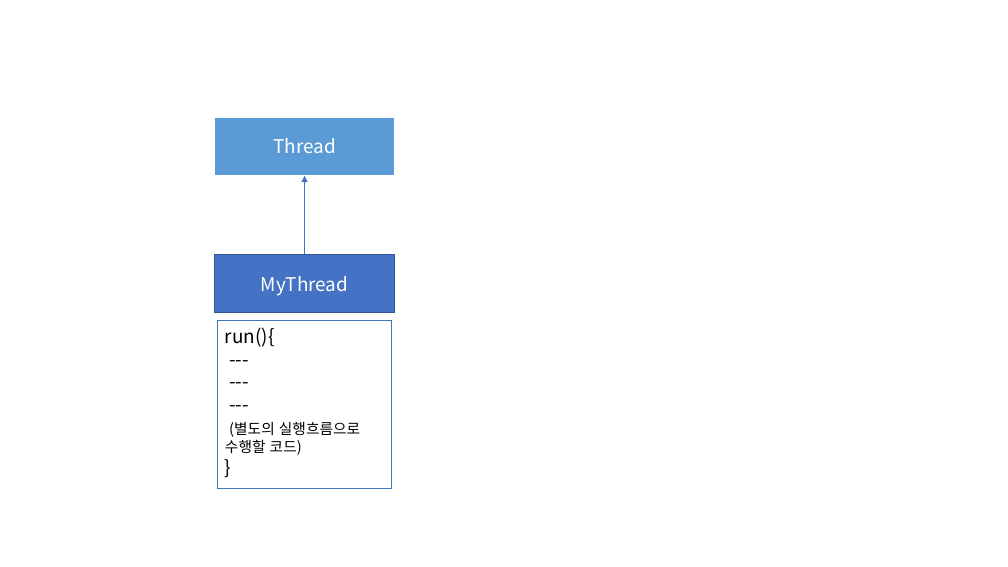
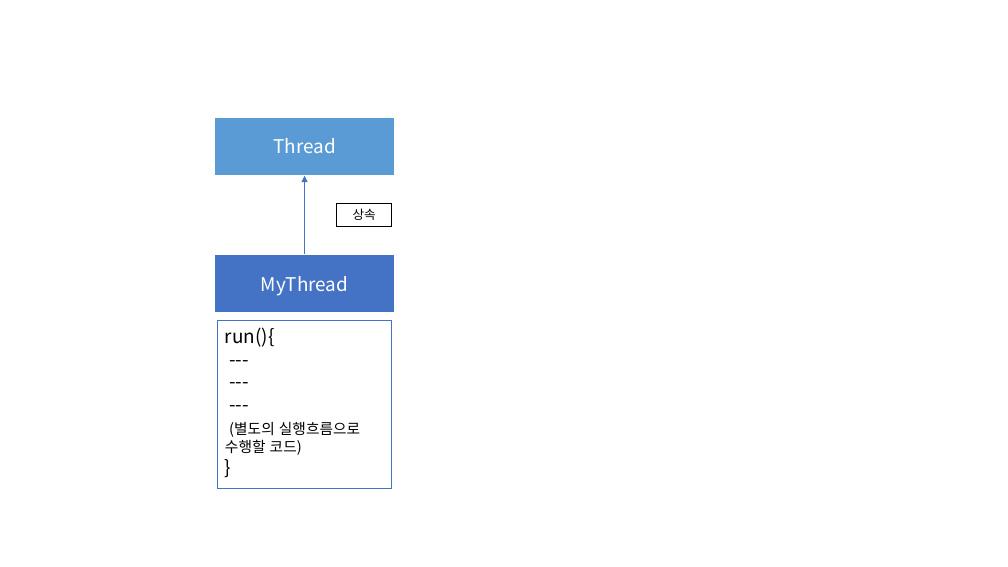
Before and after one commit to Dingadung/2022-study-workspace, a slide deck: slide 11 of study-note/자바/2022-08-25 내용정리.pptx. Drawn at 1008x567 pixels with LibreOffice and Linux fonts; fonts in the diff are those of the drawing. Boxes give left, top, right and bottom in pixels: in the first picture for what was removed or moved away, otherwise in the second. Text is boxed around its words. In the diff, an @@ line names an element or a change of style, - is before the commit and + after.

Commit message:
Add Thread, Runnable, lambda practicing

```diff
--- a/study-note/자바/2022-08-25 내용정리.pptx
+++ b/study-note/자바/2022-08-25 내용정리.pptx
@@ rectangle added at [337,203,392,226], fill #FFFFFF, outline #000000 1 pt, 12 pt, text #000000 @@
+상속
@@ rectangle "MyThread" at [215,254,395,313]: outline #325491 1 pt to #FFFFFF 1.5 pt @@
```
Also in this commit, not shown: 1 slide added, 1 slide removed, 12 other files.
